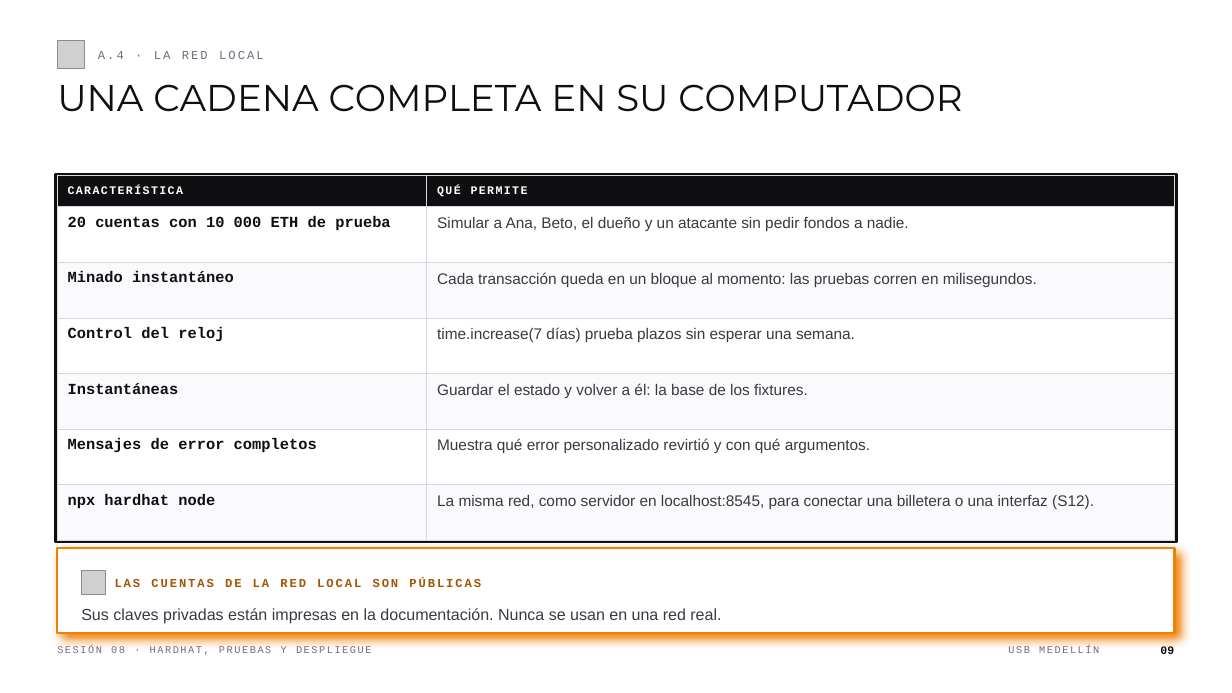
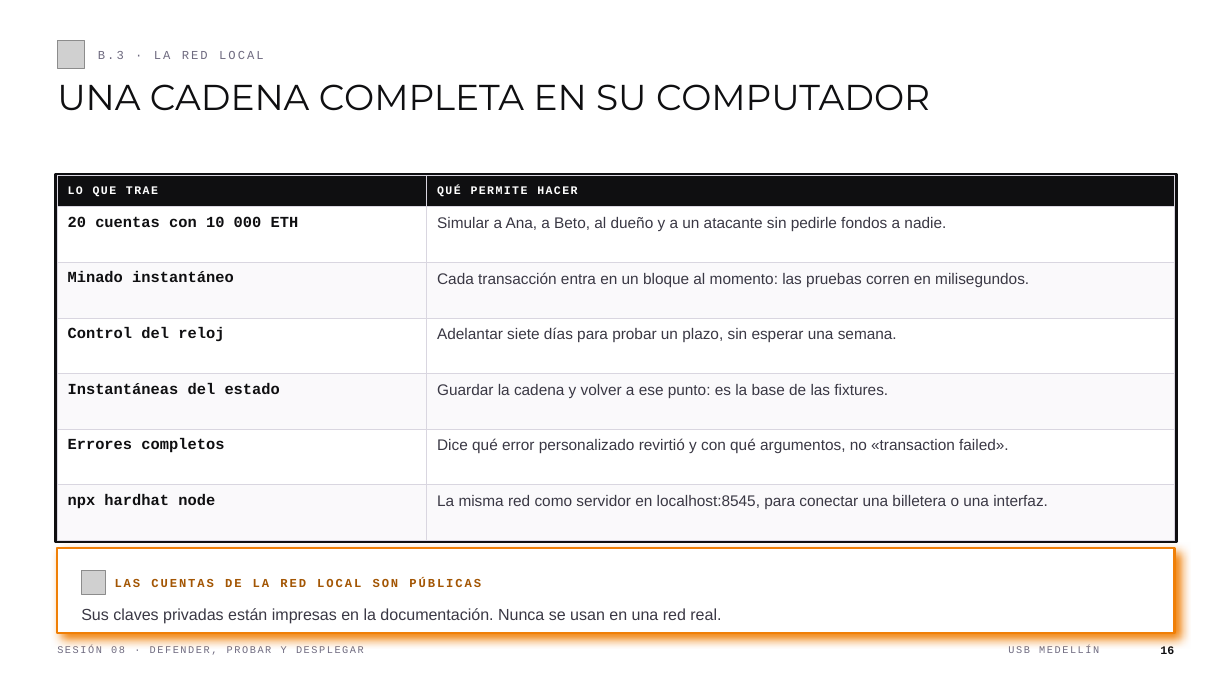
Before and after one commit to andresdapena81/curso-blockchain-web3-usb, a slide deck: slide 16 of material/Sesion-08-Blockchain-Web3.pptx (slide 9 before the commit). Drawn at 1232x693 pixels with LibreOffice and Linux fonts; fonts in the diff are those of the drawing; grey boxes stand for pictures. Boxes give left, top, right and bottom in pixels: in the first picture for what was removed or moved away, otherwise in the second. Text is boxed around its words. In the diff, an @@ line names an element or a change of style, - is before the commit and + after.

```diff
--- a/material/Sesion-08-Blockchain-Web3.pptx
+++ b/material/Sesion-08-Blockchain-Web3.pptx
@@ text at (98, 51, 264, 59): text changed @@
-A.4 · LA RED LOCAL
+B.3 · LA RED LOCAL
@@ text "UNA CADENA COMPLETA EN SU ..." at (57, 84, 930, 111): size 29 to 28 pt @@
@@ table at (57, 176, 1175, 513) @@
-row 1, column 1: CARACTERÍSTICA
+row 1, column 1: LO QUE TRAE
-row 1, column 2: QUÉ PERMITE
+row 1, column 2: QUÉ PERMITE HACER
-row 2, column 1: 20 cuentas con 10 000 ETH de prueba
+row 2, column 1: 20 cuentas con 10 000 ETH
-row 2, column 2: Simular a Ana, Beto, el dueño y un atacante sin pedir fondos a nadie.
+row 2, column 2: Simular a Ana, a Beto, al dueño y a un atacante sin pedirle fondos a nadie.
-row 3, column 2: Cada transacción queda en un bloque al momento: las pruebas corren en milisegundos.
+row 3, column 2: Cada transacción entra en un bloque al momento: las pruebas corren en milisegundos.
-row 4, column 2: time.increase(7 días) prueba plazos sin esperar una semana.
+row 4, column 2: Adelantar siete días para probar un plazo, sin esperar una semana.
-row 5, column 1: Instantáneas
+row 5, column 1: Instantáneas del estado
-row 5, column 2: Guardar el estado y volver a él: la base de los fixtures.
+row 5, column 2: Guardar la cadena y volver a ese punto: es la base de las fixtures.
-row 6, column 1: Mensajes de error completos
+row 6, column 1: Errores completos
-row 6, column 2: Muestra qué error personalizado revirtió y con qué argumentos.
+row 6, column 2: Dice qué error personalizado revirtió y con qué argumentos, no «transaction failed».
-row 7, column 2: La misma red, como servidor en localhost:8545, para conectar una billetera o una interfaz (S12).
+row 7, column 2: La misma red como servidor en localhost:8545, para conectar una billetera o una interfaz.
@@ text at (57, 646, 364, 655): text changed @@
-SESIÓN 08 · HARDHAT, PRUEBAS Y DESPLIEGUE
+SESIÓN 08 · DEFENDER, PROBAR Y DESPLEGAR
@@ text at (1160, 646, 1174, 654): text changed @@
-09
+16
```
Also in this commit, not shown: 29 other slides changed, 27 slides added, 13 slides removed, 2 other files.
